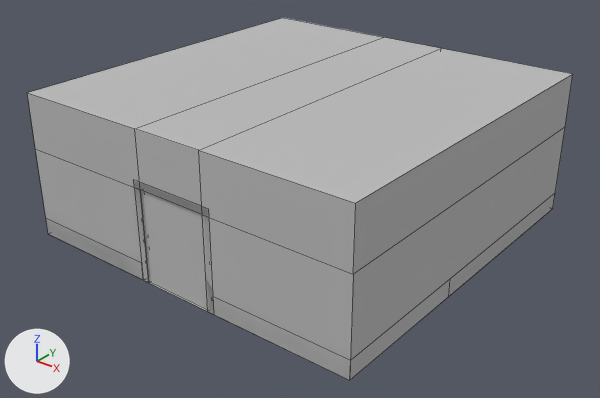
Before and after pictures for a commit that changed the Blender file Estonian Robbing Simulator/Assets/Models/HQ/HQ.blend.
One viewpoint serves both versions: a camera (50 mm lens) standing at (12.7, -16.25, 10.66) and looking at (0.14, -0.55, 0.93). Every picture has the same lights, and +X, +Y and +Z are marked at lower left. Mesh edges are drawn as thin lines.

Objects in the first picture: 'Room'.
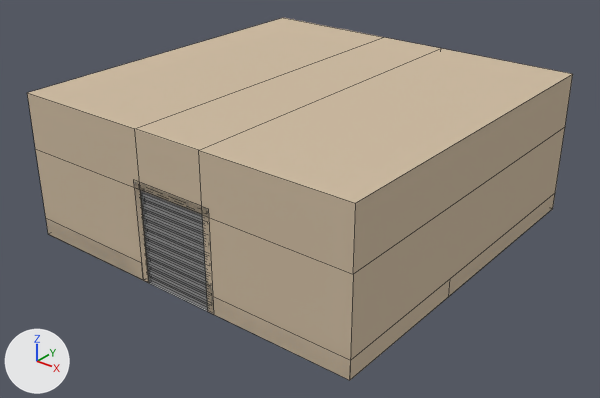
Boxes (x1, y1, x2, y2) around the edits, measured in the pictures (600 x 398 px):
part 1 of me_cube_001, rebuilt: (142, 191, 208, 310) in both
part 2 of me_cube_001, recoloured: (134, 181, 214, 314) in both
part 3 of me_cube_001, recoloured (grey to beige): (27, 18, 573, 380) in both

Patch to the scene script:
```diff
--- a/Estonian Robbing Simulator/Assets/Models/HQ/HQ.blend.py
+++ b/Estonian Robbing Simulator/Assets/Models/HQ/HQ.blend.py
@@ mat_metal @@
+mat_metal = diffuse_material('Metal')
+mat_metal.base_color = (0.246, 0.246, 0.246)  # grey #888888
@@ mat_walls @@
+mat_walls = diffuse_material('Walls')
+mat_walls.base_color = (0.627, 0.509, 0.37)  # beige #cfbda4
@@ me_cube_001 @@
 # used by ob_room; location = (0.0, 0.0, 0.0)
-me_cube_001.from_pydata(...)  # 76 vertices, 59 faces; spans x -5.0..5.0, y -5.0..5.0, z 0.0..4.0
+me_cube_001.from_pydata(...)  # 154 vertices, 98 faces; spans x -5.0..5.0, y -5.0..5.0, z 0.0..4.0
+# me_cube_001 part 1: the loose piece of 4 vertices spanning x -1.1..1.1, y -4.95, z 0.0..2.6 is rebuilt with 82 vertices and now spans x -1.1..1.1, y -4.96..-4.94, z 0.0..2.6, in mat_metal (grey #888888)
+# me_cube_001 part 2: 22 faces spanning x -1.2..1.2, y -5.0..-4.9, z 0.0..2.7 switch from mat_concrete (grey #bdbdbd) to mat_metal (grey #888888)
+# me_cube_001 part 3: 18 faces spanning x -5.0..5.0, y -5.0..5.0, z 0.0..4.0 switch from mat_concrete (grey #bdbdbd) to mat_walls (beige #cfbda4)
```
